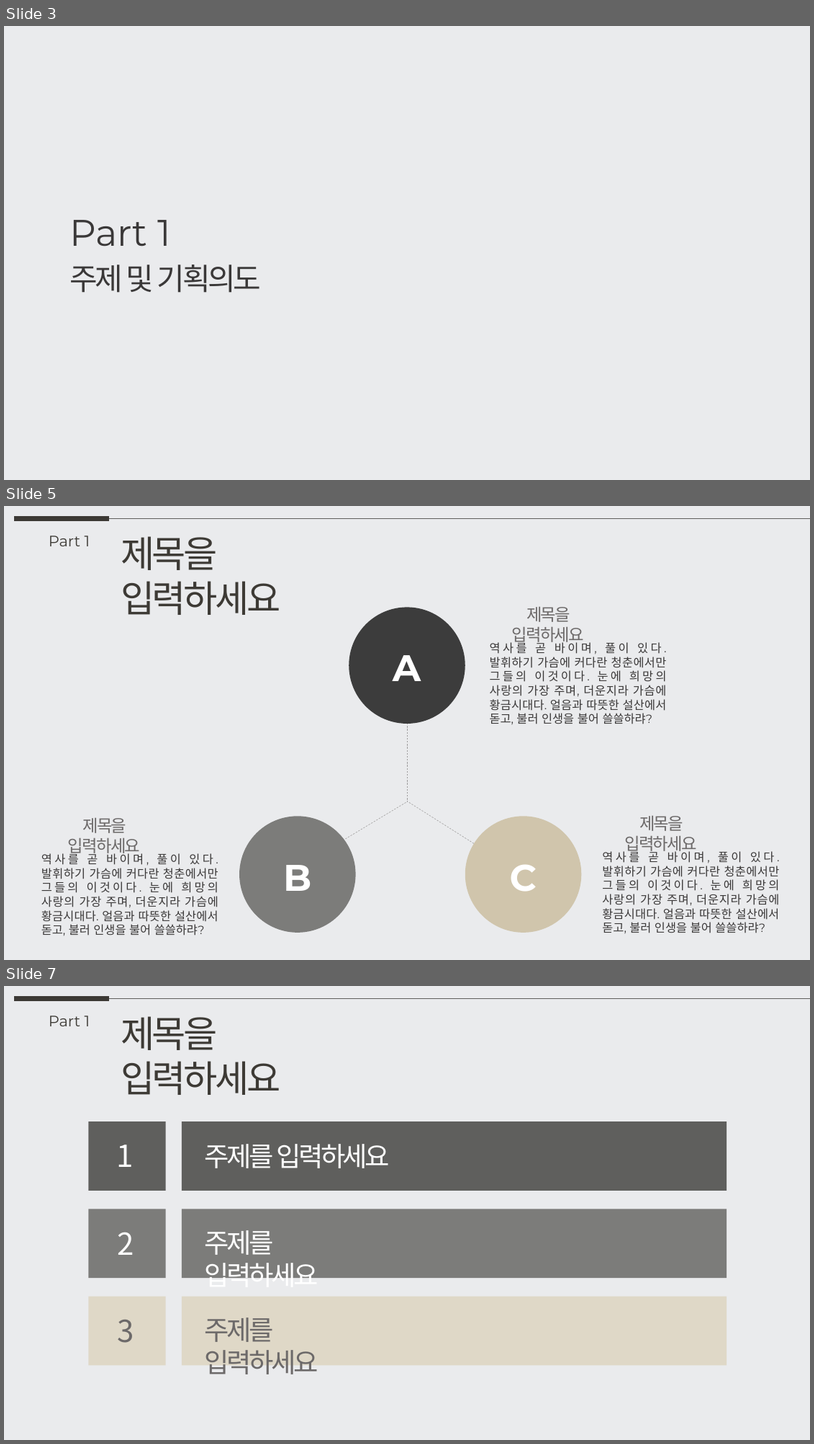
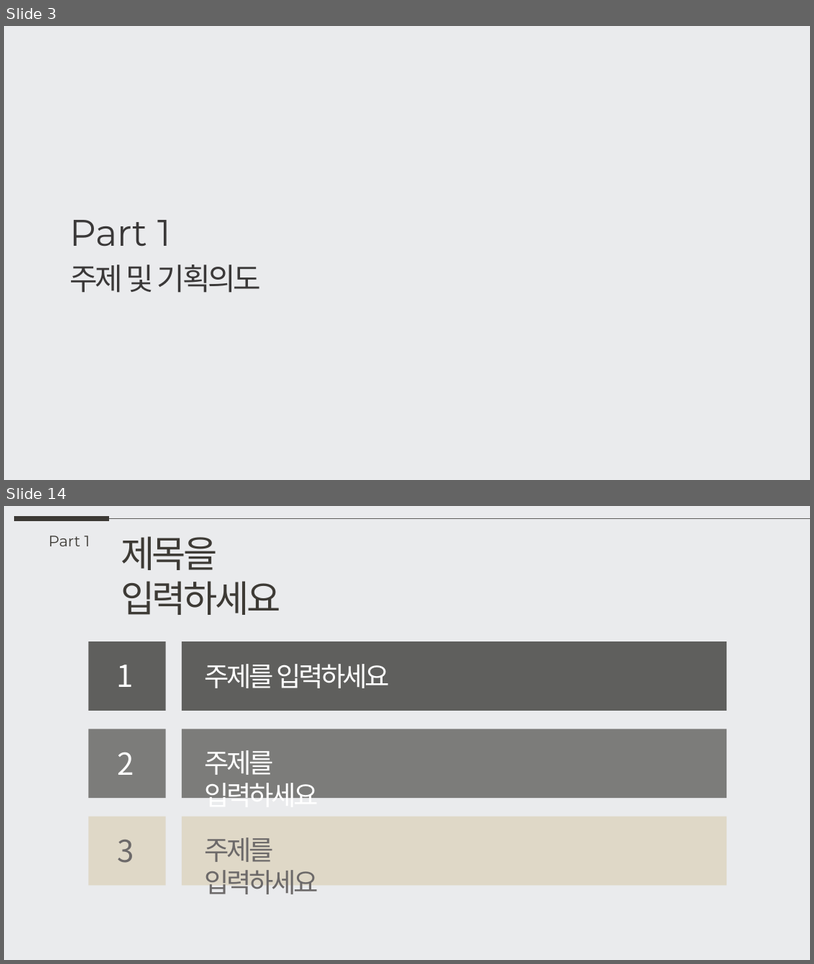
Before and after one commit to Kimeunryeong/Osulloc, a slide deck: osulloc.pptx. Shown one above the other, each under a label of ours: slides 3, 5 and 7 before the commit, slides 3 and 14 after it; the slides between them are not shown. The pictures are 814x1444 and 814x964 pixels, drawn with LibreOffice and Linux fonts; fonts in the diff are those of the drawing. Boxes give left, top, right and bottom in pixels: in the first picture for what was removed or moved away, otherwise in the second. Text is boxed around its words. In the diff, an @@ line names an element or a change of style, - is before the commit and + after.

```diff
--- a/osulloc.pptx
+++ b/osulloc.pptx
@@ slide 5 removed at [4, 506, 810, 960], background #EAEBED @@
@@ line removed from (14, 519) to (109, 519) @@
@@ line removed from (109, 519) to (810, 519) @@
@@ text removed at [49, 536, 90, 546] @@
-Part 1
@@ text removed at [121, 536, 280, 615] @@
-제목을 입력하세요
@@ ellipse removed at [349, 607, 465, 723] @@
@@ text removed at [512, 607, 585, 645] @@
-제목을 입력하세요
@@ text removed at [393, 655, 421, 681] @@
-A
@@ text removed at [490, 641, 667, 724] @@
-역사를 곧 바이며, 풀이 있다. 발휘하기 가슴에 커다란 청춘에서만 그들의 이것이다. 눈에 희망의 사랑의 가장 주며, 더운지라 가슴에 황금시대다. 얼음과 따뜻한 설산에서 돋고, 불러 인생을 불어 쓸쓸하랴?
@@ line removed from (407, 723) to (407, 802) @@
@@ line removed from (406, 803) to (321, 853) @@
@@ line removed from (409, 803) to (480, 847) @@
@@ text removed at [68, 818, 141, 856] @@
-제목을 입력하세요
@@ ellipse removed at [239, 816, 355, 932] @@
@@ ellipse removed at [466, 816, 581, 932] @@
@@ text removed at [625, 816, 697, 854] @@
-제목을 입력하세요
@@ text removed at [602, 849, 780, 933] @@
-역사를 곧 바이며, 풀이 있다. 발휘하기 가슴에 커다란 청춘에서만 그들의 이것이다. 눈에 희망의 사랑의 가장 주며, 더운지라 가슴에 황금시대다. 얼음과 따뜻한 설산에서 돋고, 불러 인생을 불어 쓸쓸하랴?
@@ text removed at [41, 852, 219, 935] @@
-역사를 곧 바이며, 풀이 있다. 발휘하기 가슴에 커다란 청춘에서만 그들의 이것이다. 눈에 희망의 사랑의 가장 주며, 더운지라 가슴에 황금시대다. 얼음과 따뜻한 설산에서 돋고, 불러 인생을 불어 쓸쓸하랴?
@@ text removed at [283, 865, 311, 890] @@
-B
@@ text removed at [510, 864, 538, 891] @@
-C
@@ what was slide 7 is now slide 14 @@
```
Also in this commit, not shown: 4 slides changed, 7 slides added, 11 other files.
